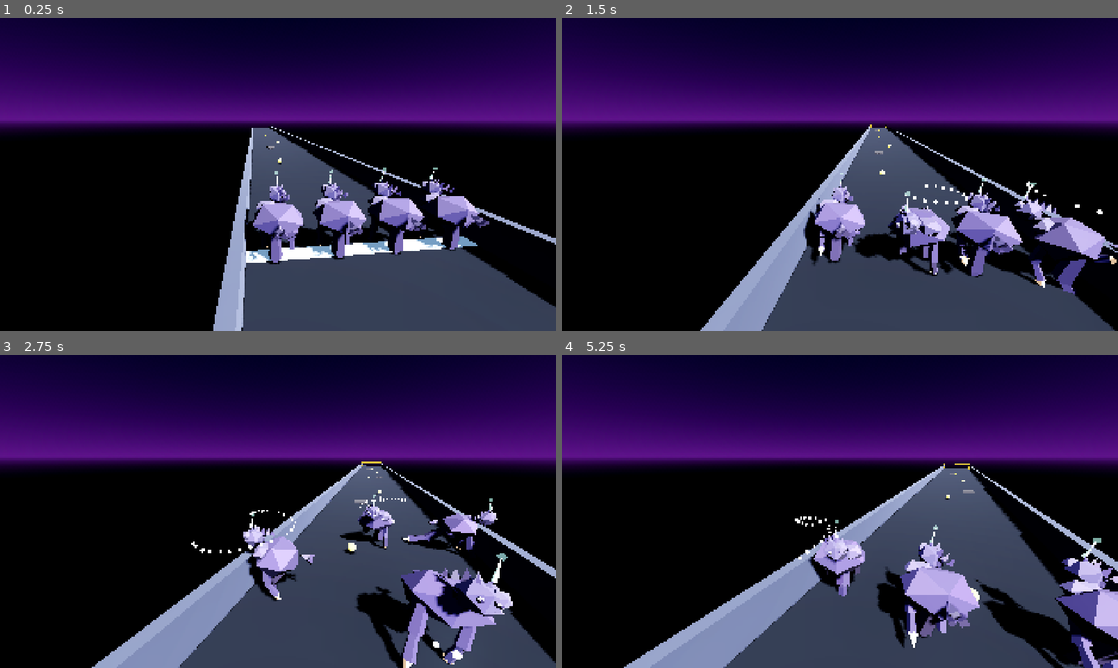
Above: before the commit, frames 1-4 (two rows, left to right).
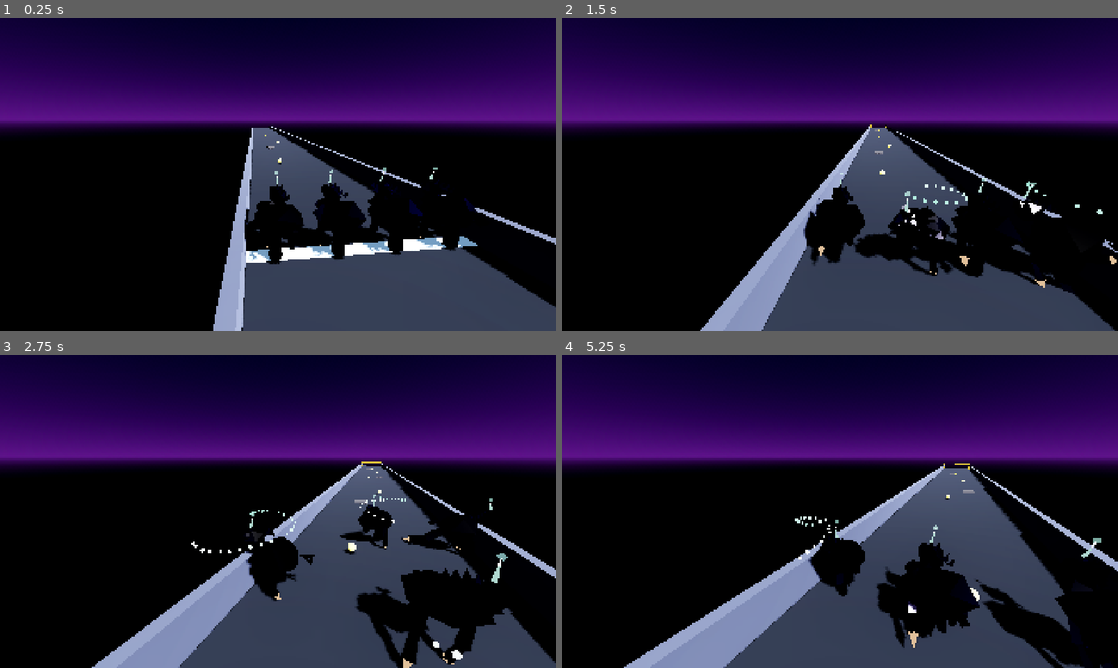
Above: after the commit, the same moments.

Repository: emilyvsemily/SpacePonies
Game: Godot game, scene res://scenes/Main.tscn
The game is run twice, just before and just after one commit, with the same random seed, the same clock (stepped at 60 frames per second) and the same inputs. This scene is started directly instead of the project's main scene.
Inputs:
- Up to frame 1 (0.25 s): no input
- Up to frame 2 (1.5 s): hold D (move_right) 0.53-1.28 s; tap E (ability) at 0.6, 1.35 s; tap Space (jump) at 0.77 s; hold S (move_back) from 1.28 s (still down)
- Up to frame 3 (2.75 s): tap Space (jump) at 1.52 s; release S (move_back) at 2.03 s; hold D (move_right) from 2.03 s (still down); tap E (ability) at 2.1 s
- Up to frame 4 (5.25 s): release D (move_right) at 2.78 s; hold W (move_forward) 2.78-3.53 s; tap E (ability) every 0.75 s from 2.85 to 5.1 s; tap Space (jump) at 3.02, 3.77, 4.52 s; hold A (move_left) 3.53-5.03 s; hold S (move_back) from 5.03 s (still down)

The runs differ from the first frame. In frame 1, 3.8% of the frame differs, in the area x 45-88%, y 50-79%; in frame 2, 5.4%; in frame 3, 4.8%; in frame 4, 5.5%, in the area x 41-100%, y 51-100%.

Commit message:
Fix scene-load hitch, white/flickering particles, and washed-out materials
Scene-load perf: the exhaust and horn-trail particle meshes/materials
were being freshly allocated in every Pony's _ready(), so race start
(4 ponies loading at once) did 4x redundant resource construction
right at the moment the hitch was reported. Cached them as
static vars shared across all instances instead.

Particles were rendering white instead of colored, and very likely
also the "seizure-inducing" flicker: the particle materials had
emission_enabled with a flat white emission color layered on top of
the color_ramp tint. Under bloom, that flat white overpowered
whatever color the ramp was actually producing. Removed emission
entirely and switched to SHADING_MODE_UNSHADED + vertex-color-as-
albedo, so the ramp's actual colors (fire orange/yellow for exhaust,
cyan for the horn trail) show directly and aren't lighting-dependent.

Also added explicit visibility_aabb to both particle systems —
CPUParticles3D's automatic bounds estimate is unreliable for the
horn trail's world-space (local_coords=false) emission in particular,
and incorrect culling reads as flickering/strobing, which was likely
compounding the same visual bug.

Washed-out rig materials: the imported glTF materials were tuned for
Three.js's lighting (roughness ~0.65, metallic ~0.08 — fairly matte).
Added a one-time pass in _ready() that walks the rig and uniformly
lowers roughness, raises metallic, and adds a glossy clearcoat on
every StandardMaterial3D surface, for a shinier/more reflective look
without hand-tuning all ~16 materials individually.

Verified headless: solo-host and real two-peer network runs both
clean, zero errors.

Co-Authored-By: Claude Sonnet 5 <noreply@anthropic.com>

Diff:
--- a/scripts/pony_controller.gd
+++ b/scripts/pony_controller.gd
@@ -115,6 +115,13 @@
 var _barrel_roll_axis: Vector3 = Vector3.ZERO
 var _flail_seed: float = 0.0
 
+## Shared across every Pony instance so 4 ponies loading at once (race
+## start) don't each allocate their own copies of the same mesh/material —
+## that redundant setup work landing all at once was a real contributor to
+## the scene-load hitch.
+static var _shared_exhaust_mesh: BoxMesh
+static var _shared_horn_trail_mesh: SphereMesh
+
 func _ready() -> void:
 	camera.current = is_local_player
 	_ai_seed = randf() * 1000.0
@@ -123,6 +130,7 @@
 	_flail_seed = randf() * 1000.0
 	_setup_exhaust()
 	_setup_horn_trail()
+	_boost_rig_shininess()
 
 	var config := SceneReplicationConfig.new()
 	config.add_property(NodePath(".:position"))
@@ -146,24 +154,34 @@
 	exhaust.scale_amount_max = 0.35
 	exhaust.angular_velocity_min = -180.0
 	exhaust.angular_velocity_max = 180.0
+	# Generous explicit bounds — CPUParticles3D's automatic visibility AABB
+	# can under-estimate the true travel range and cull particles inside
+	# their own effect, which reads as flickering/strobing.
+	exhaust.visibility_aabb = AABB(Vector3(-6, -3, -6), Vector3(12, 8, 14))
 	var grad := Gradient.new()
 	grad.add_point(0.0, Color(1.0, 0.85, 0.2, 1.0))
 	grad.add_point(0.5, Color(1.0, 0.5, 0.1, 1.0))
 	grad.add_point(1.0, Color(0.3, 0.8, 0.7, 0.0))
 	exhaust.color_ramp = grad
-	# Chunky cube "pixel debris" mesh instead of a soft billboard, matching
-	# the Look Book's Turbo Boost look — reuses the same low-poly language
-	# as the rest of the rig.
-	var box := BoxMesh.new()
-	box.size = Vector3(0.14, 0.14, 0.14)
-	var particle_mat := StandardMaterial3D.new()
-	particle_mat.vertex_color_use_as_albedo = true
-	particle_mat.emission_enabled = true
-	particle_mat.emission = Color(1.0, 1.0, 1.0)
-	particle_mat.emission_energy_multiplier = 1.4
-	particle_mat.transparency = BaseMaterial3D.TRANSPARENCY_ALPHA
-	box.material = particle_mat
-	exhaust.mesh = box
+	exhaust.mesh = _get_exhaust_mesh()
+
+## Chunky cube "pixel debris" mesh instead of a soft billboard, matching the
+## Look Book's Turbo Boost look. Unshaded + vertex-color (no emission): a
+## flat white emission color was overpowering the color ramp under bloom,
+## which is why these were reading as white instead of fire-colored, and
+## was very likely also the "seizure-inducing" flicker (bright emissive
+## particles blooming hard, worsened by the AABB culling above).
+func _get_exhaust_mesh() -> BoxMesh:
+	if _shared_exhaust_mesh == null:
+		var box := BoxMesh.new()
+		box.size = Vector3(0.14, 0.14, 0.14)
+		var particle_mat := StandardMaterial3D.new()
+		particle_mat.shading_mode = BaseMaterial3D.SHADING_MODE_UNSHADED
+		particle_mat.vertex_color_use_as_albedo = true
+		particle_mat.transparency = BaseMaterial3D.TRANSPARENCY_ALPHA
+		box.material = particle_mat
+		_shared_exhaust_mesh = box
+	return _shared_exhaust_mesh
 
 ## Trails a spinning horn during a Zero-G Barrel Roll (matches the Look
 ## Book's cyan horn-glow trail). Emits continuously in world space — since
@@ -185,20 +203,53 @@
 	horn_trail.gravity = Vector3.ZERO
 	horn_trail.scale_amount_min = 0.1
 	horn_trail.scale_amount_max = 0.18
+	# world-space (local_coords=false) particles orbit far from this node's
+	# own origin as the body spins, so the auto-estimated AABB is unreliable
+	# here specifically — same flicker risk as the exhaust, bigger radius.
+	horn_trail.visibility_aabb = AABB(Vector3(-4, -4, -4), Vector3(8, 8, 8))
 	var grad := Gradient.new()
 	grad.add_point(0.0, Color(0.44, 0.89, 0.77, 0.9))
 	grad.add_point(1.0, Color(0.44, 0.89, 0.77, 0.0))
 	horn_trail.color_ramp = grad
-	var mat := StandardMaterial3D.new()
-	mat.vertex_color_use_as_albedo = true
-	mat.emission_enabled = true
-	mat.emission = Color(0.44, 0.89, 0.77)
-	mat.emission_energy_multiplier = 2.0
-	mat.transparency = BaseMaterial3D.TRANSPARENCY_ALPHA
-	horn_trail.mesh = SphereMesh.new()
-	horn_trail.mesh.radial_segments = 6
-	horn_trail.mesh.rings = 3
-	horn_trail.mesh.material = mat
+	horn_trail.mesh = _get_horn_trail_mesh()
+
+func _get_horn_trail_mesh() -> SphereMesh:
+	if _shared_horn_trail_mesh == null:
+		var sphere := SphereMesh.new()
+		sphere.radial_segments = 6
+		sphere.rings = 3
+		var mat := StandardMaterial3D.new()
+		mat.shading_mode = BaseMaterial3D.SHADING_MODE_UNSHADED
+		mat.vertex_color_use_as_albedo = true
+		mat.transparency = BaseMaterial3D.TRANSPARENCY_ALPHA
+		sphere.material = mat
+		_shared_horn_trail_mesh = sphere
+	return _shared_horn_trail_mesh
+
+## The imported rig's materials read as flat/washed-out — bump shininess
+## uniformly across every surface (lower roughness, more metallic, a
+## glossy clearcoat) rather than hand-tuning each of the ~16 materials.
+## Mutates the shared imported Material resources directly, so this only
+## needs to actually take effect once, but re-running per pony instance is
+## harmless (idempotent).
+func _boost_rig_shininess() -> void:
+	var rig := get_node_or_null("Visual/RigInstance/PonyRig")
+	if rig != null:
+		_boost_shininess_recursive(rig)
+
+func _boost_shininess_recursive(node: Node) -> void:
+	if node is MeshInstance3D:
+		var mesh: Mesh = node.mesh
+		if mesh != null:
+			for i in mesh.get_surface_count():
+				var mat := mesh.surface_get_material(i)
+				if mat is StandardMaterial3D:
+					mat.roughness = clampf(mat.roughness * 0.4, 0.05, 1.0)
+					mat.metallic = clampf(mat.metallic + 0.35, 0.0, 1.0)
+					mat.clearcoat_enabled = true
+					mat.clearcoat = 0.5
+	for child in node.get_children():
+		_boost_shininess_recursive(child)
 
 func _physics_process(delta: float) -> void:
 	if not is_multiplayer_authority():
